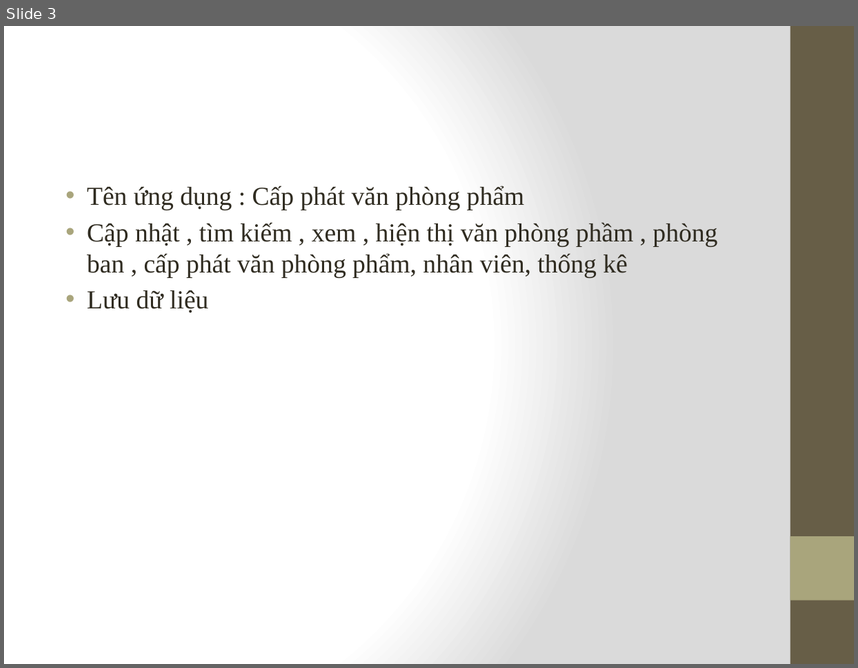
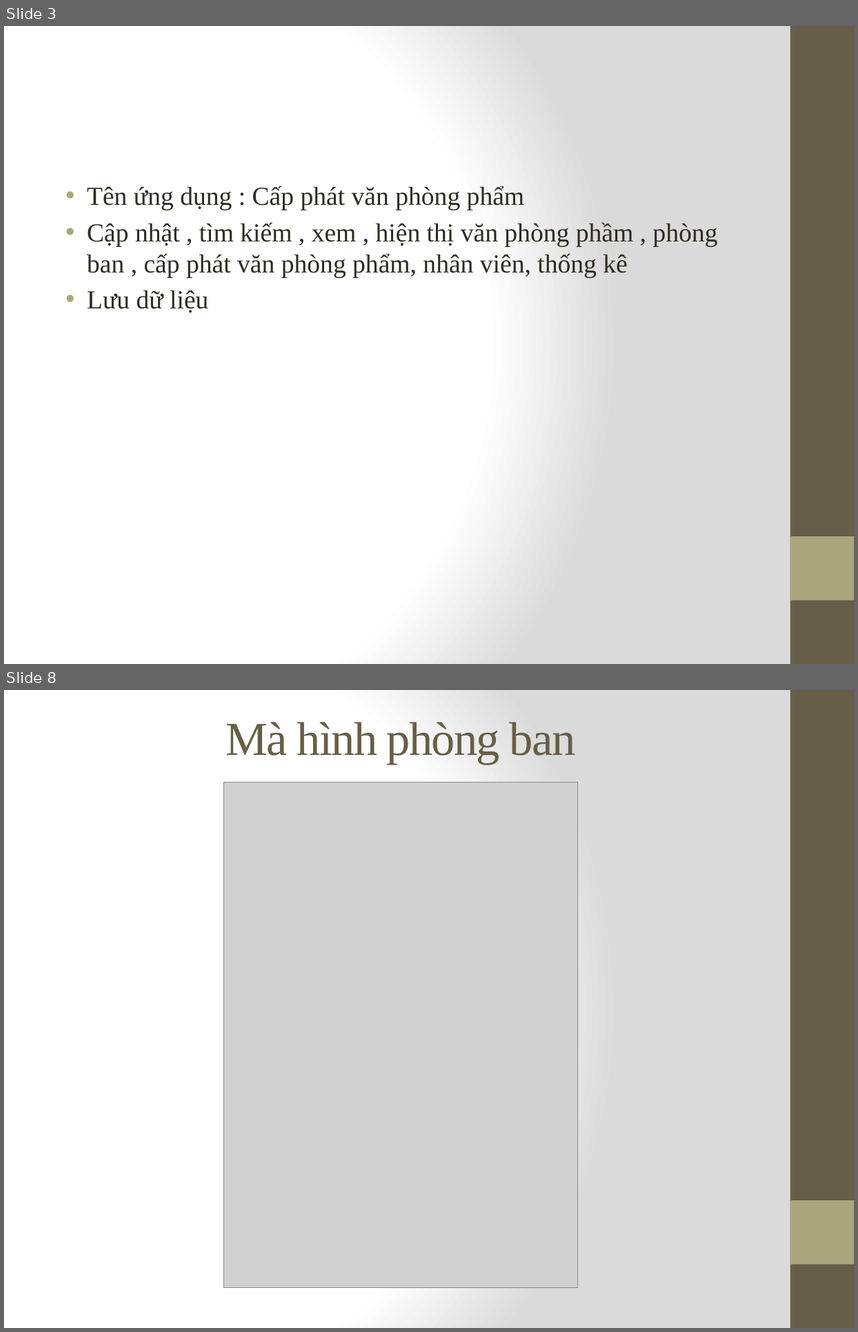
Before and after one commit to thien414/DD2, a slide deck: Baocao.pptx. Shown one above the other, each under a label of ours: slide 3 before the commit, slides 3 and 8 after it; the slides between them are not shown. The pictures are 858x668 and 858x1332 pixels, drawn with LibreOffice and Linux fonts; fonts in the diff are those of the drawing; grey boxes stand for pictures. Boxes give left, top, right and bottom in pixels: in the first picture for what was removed or moved away, otherwise in the second. Text is boxed around its words. In the diff, an @@ line names an element or a change of style, - is before the commit and + after.

```diff
--- a/Baocao.pptx
+++ b/Baocao.pptx
@@ slide 8 added at (4,690,854,1328), background gradient #FFFFFF to #DADADA; not listed: 2 template elements that a slide beside it also shows @@
@@ title added at (226,722,575,764), 40 pt, text #675E47 @@
+Mà hình phòng ban
@@ picture added at (223,782,578,1287) @@
```
Also in this commit, not shown: 1 slide changed, 11 other slides added, 11 slides removed.
